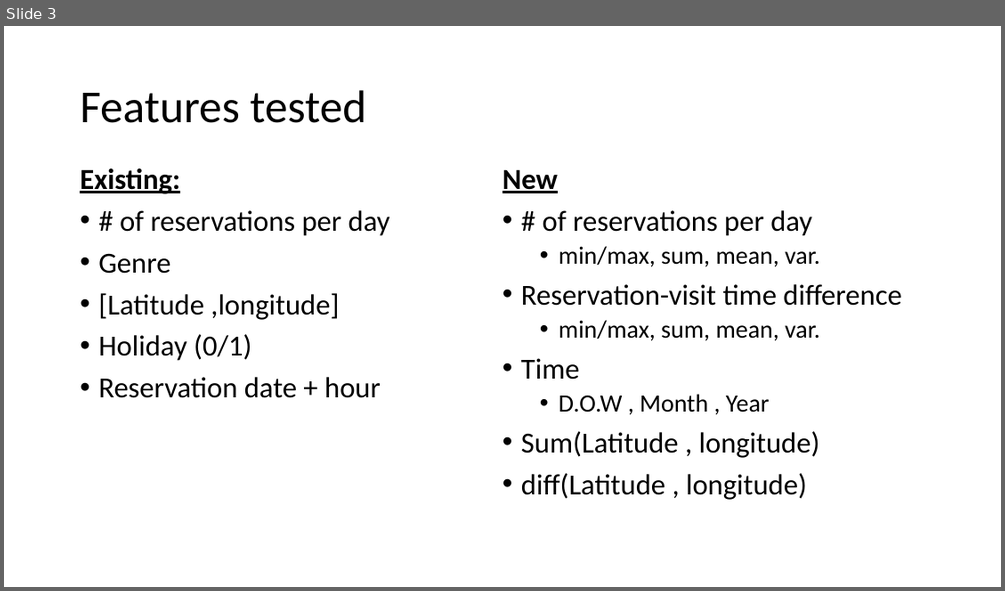
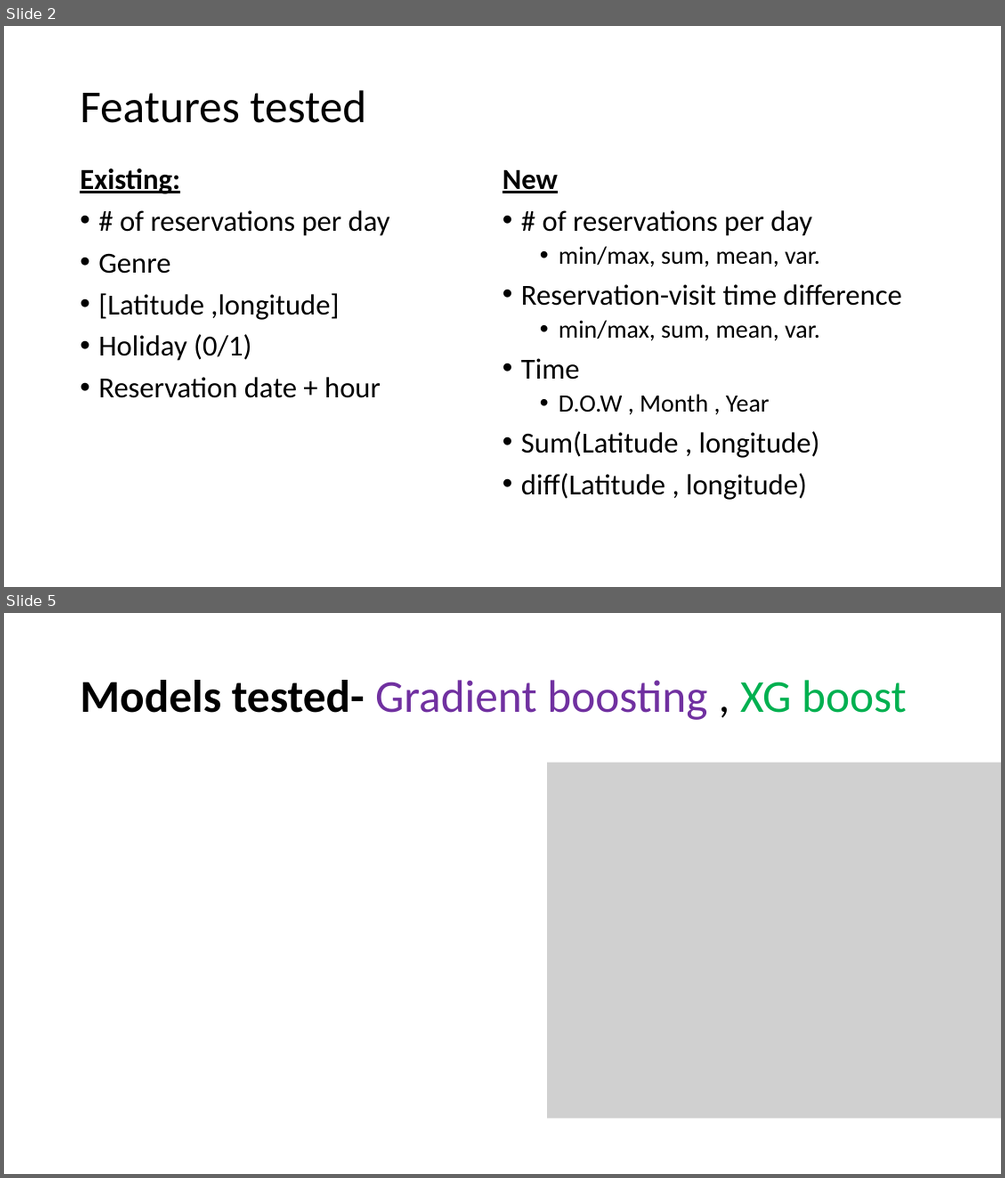
Before and after one commit to BenSerota/Kagel2_Japan_Restaurant, a slide deck: final_pres.pptx. Shown one above the other, each under a label of ours: slide 3 before the commit, slides 2 and 5 after it; the slides between them are not shown. The pictures are 1005x591 and 1005x1178 pixels, drawn with LibreOffice and Linux fonts; fonts in the diff are those of the drawing; grey boxes stand for pictures. Boxes give left, top, right and bottom in pixels: in the first picture for what was removed or moved away, otherwise in the second. Text is boxed around its words. In the diff, an @@ line names an element or a change of style, - is before the commit and + after.

```diff
--- a/final_pres.pptx
+++ b/final_pres.pptx
@@ slide 5 added at [4, 613, 1001, 1174], background #FFFFFF @@
@@ title added at [80, 680, 906, 720], 44 pt, text #7030A0 @@
+Models tested- Gradient boosting , XG boost
@@ picture added at [547, 763, 1001, 1119] @@
@@ what was slide 3 is now slide 2 @@
```
Also in this commit, not shown: 6 slides changed, 2 other slides added.
